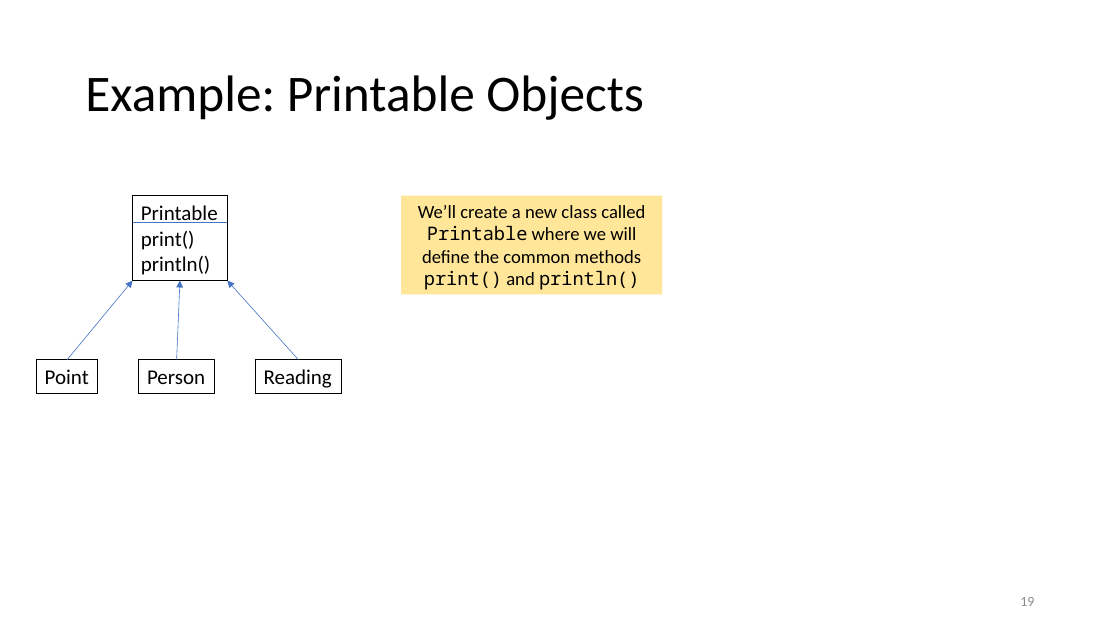
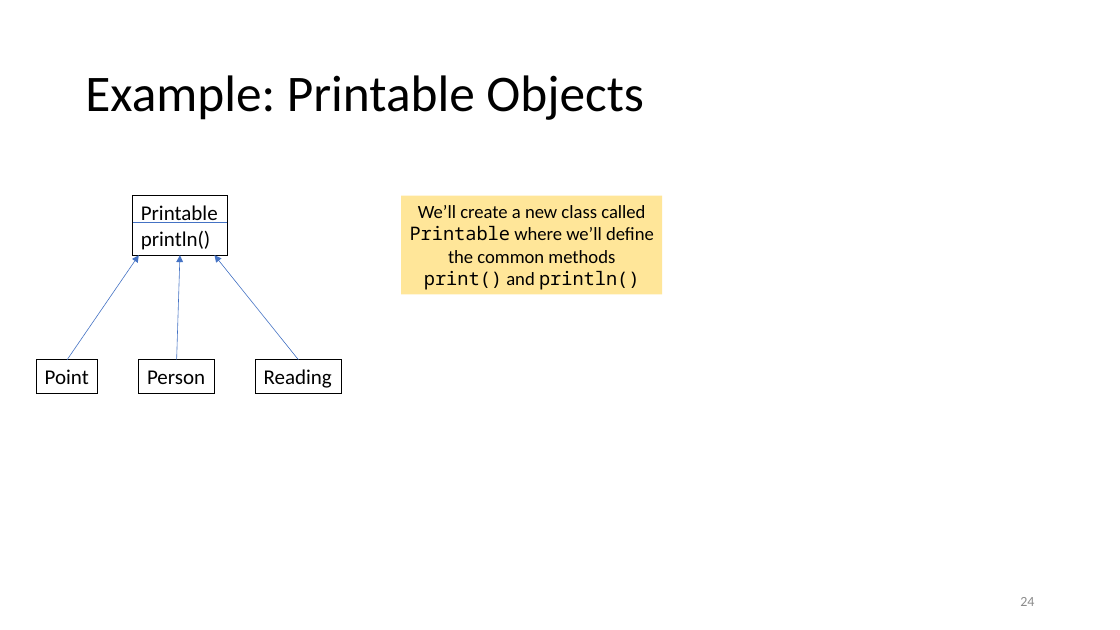
Before and after one commit to tjd1234/cmpt135spring2024, a slide deck: slide 24 of sample_code/week6/week6_cmpt135.pptx (slide 19 before the commit). Drawn at 1120x630 pixels with LibreOffice and Linux fonts; fonts in the diff are those of the drawing. Boxes give left, top, right and bottom in pixels: in the first picture for what was removed or moved away, otherwise in the second. Text is boxed around its words. In the diff, an @@ line names an element or a change of style, - is before the commit and + after.

```diff
--- a/sample_code/week6/week6_cmpt135.pptx
+++ b/sample_code/week6/week6_cmpt135.pptx
@@ rectangle "Printable println()": place and size @@
-rectangle "Printable println()" at [133, 196, 228, 281]
+rectangle "Printable println()" at [133, 196, 228, 255]
@@ text in rectangle at [141, 205, 218, 250]: text changed @@
-Printable
-print()
-println()
+Printable
+println()
@@ text in rectangle at [410, 205, 654, 290]: text changed @@
-We’ll create a new class called Printable where we will define the common methods print() and println()
+We’ll create a new class called Printable where we’ll define the common methods print() and println()
@@ arrow moved from (67, 360) - (133, 281) to (67, 360) - (139, 255) @@
@@ arrow moved from (176, 360) - (180, 281) to (176, 360) - (180, 255) @@
@@ arrow moved from (298, 360) - (228, 281) to (298, 360) - (214, 255) @@
@@ page number at [1020, 597, 1034, 606]: text changed @@
-19
+24
```
Also in this commit, not shown: 28 other slides changed, 6 slides added.
